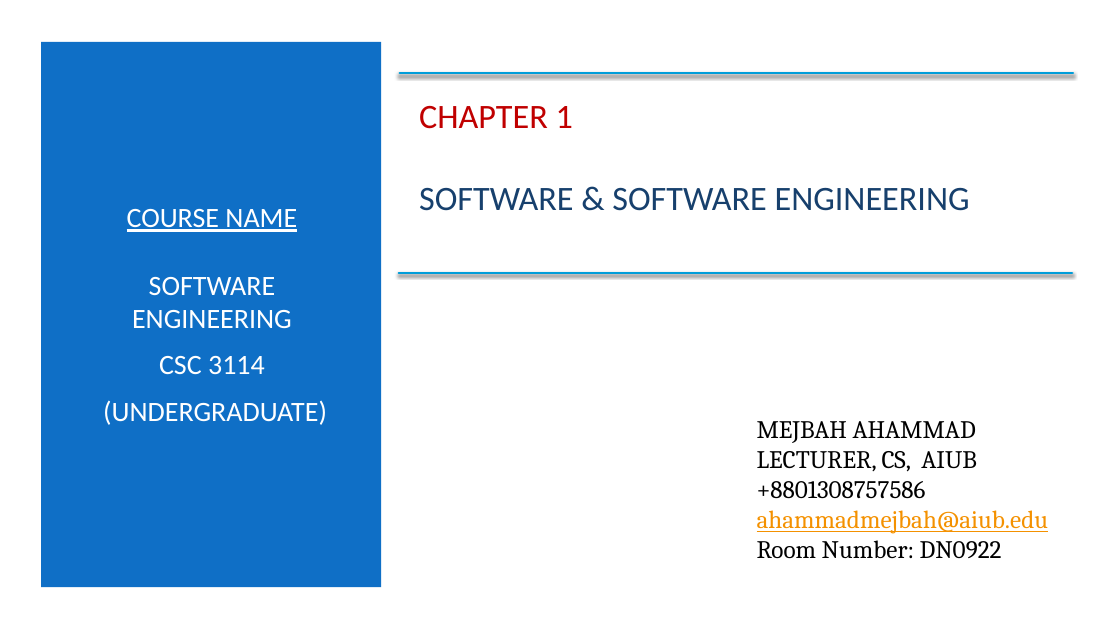
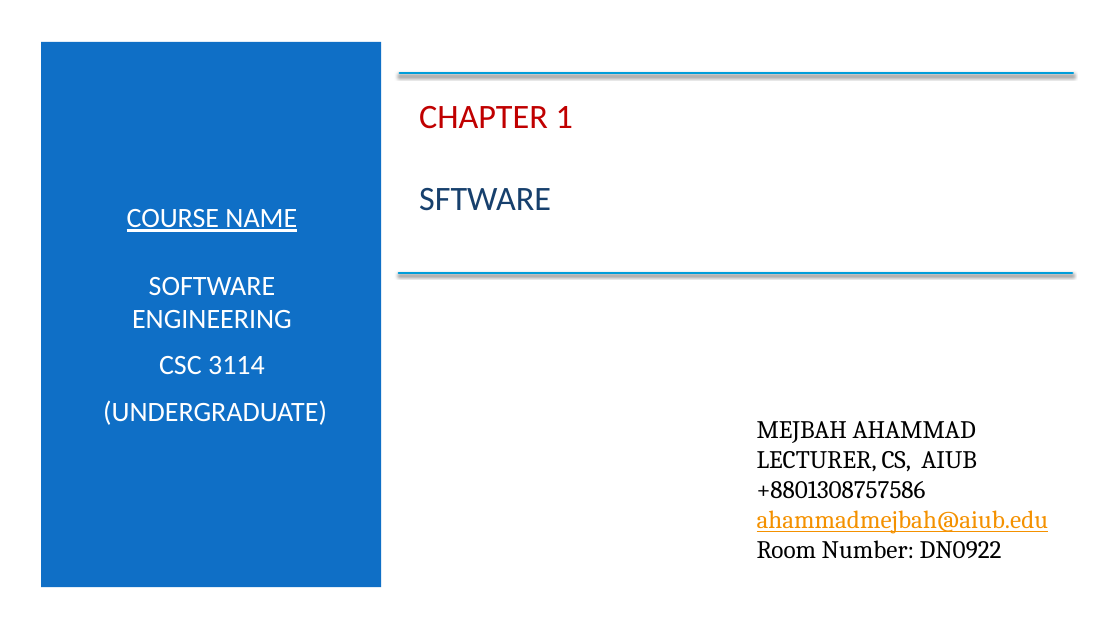
Before and after one commit to almusabbiramin3383-code/demo, a slide deck: slide 1 of SE - L01 - Software and Software Engineering_updated.pptx. Drawn at 1120x630 pixels with LibreOffice and Linux fonts; fonts in the diff are those of the drawing. Boxes give left, top, right and bottom in pixels: in the first picture for what was removed or moved away, otherwise in the second. Text is boxed around its words. In the diff, an @@ line names an element or a change of style, - is before the commit and + after.

Commit message:
change

```diff
--- a/SE - L01 - Software and Software Engineering_updated.pptx
+++ b/SE - L01 - Software and Software Engineering_updated.pptx
@@ text at (419, 106, 573, 211): text changed; text colour #17406D to #C00000 @@
-CHAPTER 1
-SOFTWARE & SOFTWARE ENGINEERING
+CHAPTER 1
+SFTWARE
```
